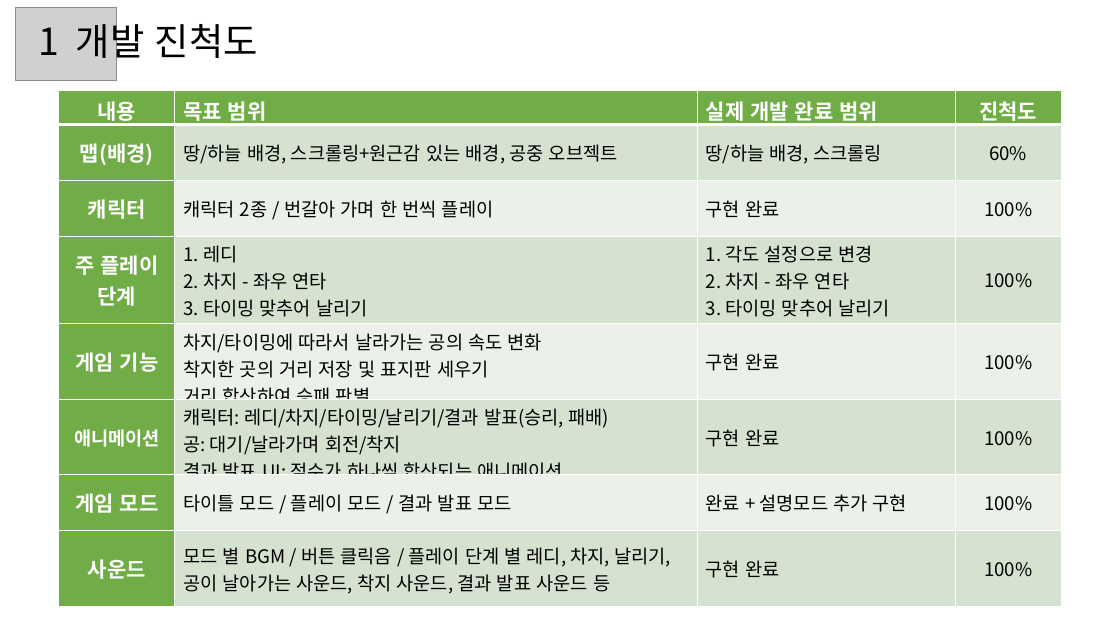
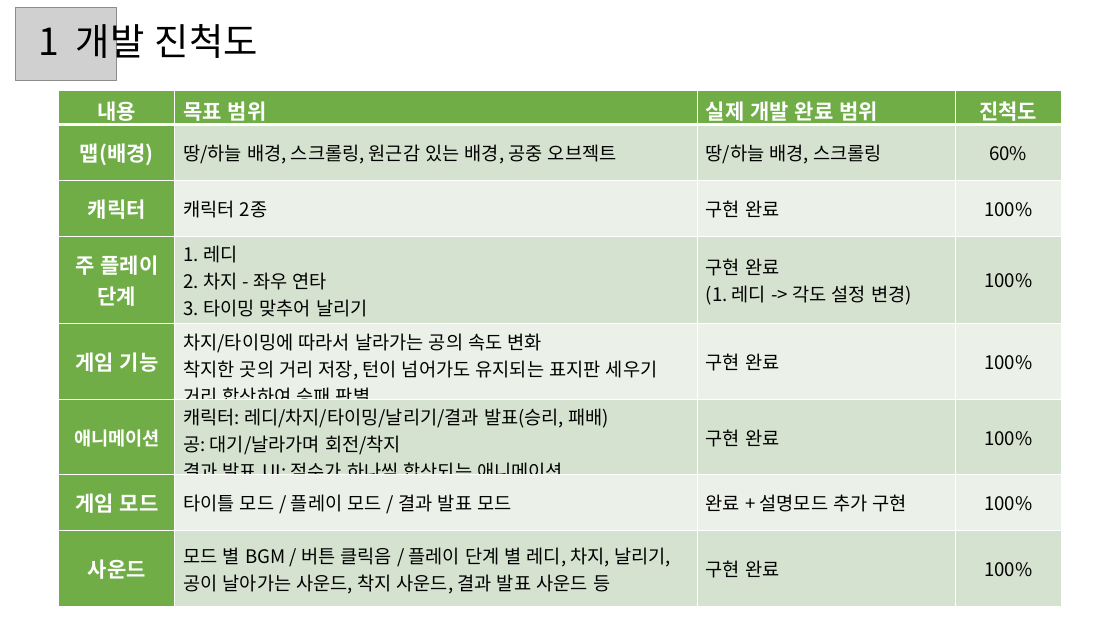
Before and after one commit to jysabina03/HammerShotput, a slide deck: slide 2 of 발표자료/해머숏풋_3차발표자료.pptx. Drawn at 1120x630 pixels with LibreOffice and Linux fonts; fonts in the diff are those of the drawing; grey boxes stand for pictures. Boxes give left, top, right and bottom in pixels: in the first picture for what was removed or moved away, otherwise in the second. Text is boxed around its words. In the diff, an @@ line names an element or a change of style, - is before the commit and + after.

```diff
--- a/발표자료/해머숏풋_3차발표자료.pptx
+++ b/발표자료/해머숏풋_3차발표자료.pptx
@@ table at [59, 91, 1061, 598] @@
-row 2, column 2: 땅/하늘 배경, 스크롤링+원근감 있는 배경, 공중 오브젝트
+row 2, column 2: 땅/하늘 배경, 스크롤링, 원근감 있는 배경, 공중 오브젝트
-row 3, column 2: 캐릭터 2종 / 번갈아 가며 한 번씩 플레이
+row 3, column 2: 캐릭터 2종
-row 4, column 3: 1. 각도 설정으로 변경 / 2. 차지 - 좌우 연타 / 3. 타이밍 맞추어 날리기
+row 4, column 3: 구현 완료 / (1. 레디 -> 각도 설정 변경)
-row 5, column 2: 차지/타이밍에 따라서 날라가는 공의 속도 변화 / 착지한 곳의 거리 저장 및 표지판 세우기 / 거리 합산하여 승패 판별
+row 5, column 2: 차지/타이밍에 따라서 날라가는 공의 속도 변화 / 착지한 곳의 거리 저장, 턴이 넘어가도 유지되는 표지판 세우기 / 거리 합산하여 승패 판별
```
Also in this commit, not shown: 1 other file.
